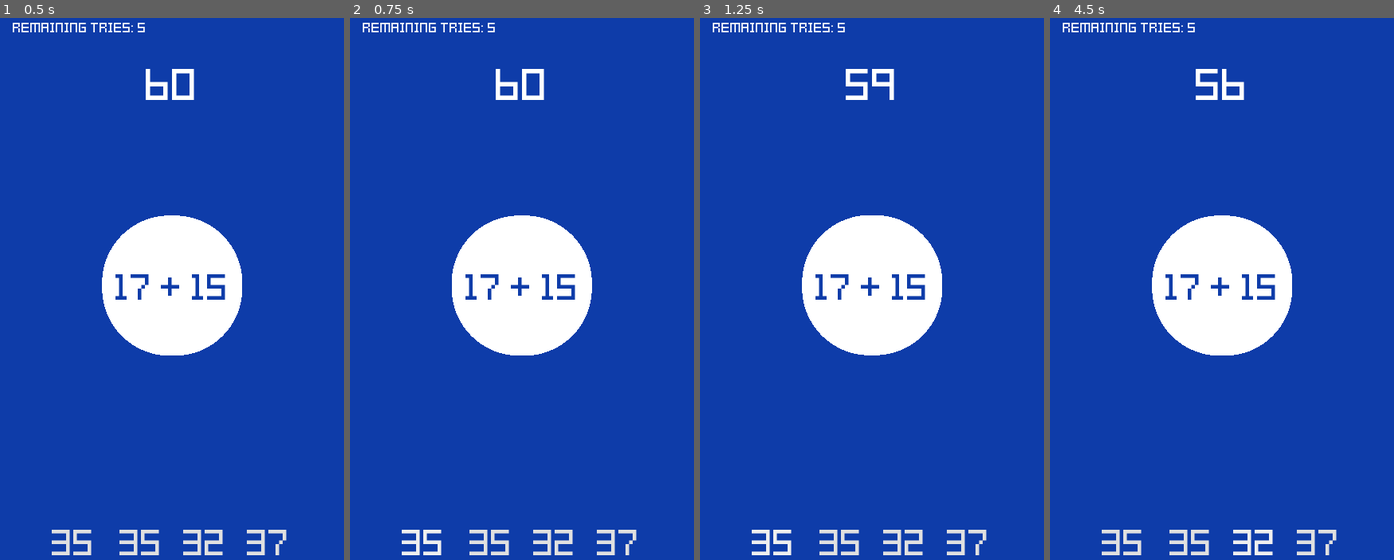
Above: before the commit, frames 1-4 (left to right).
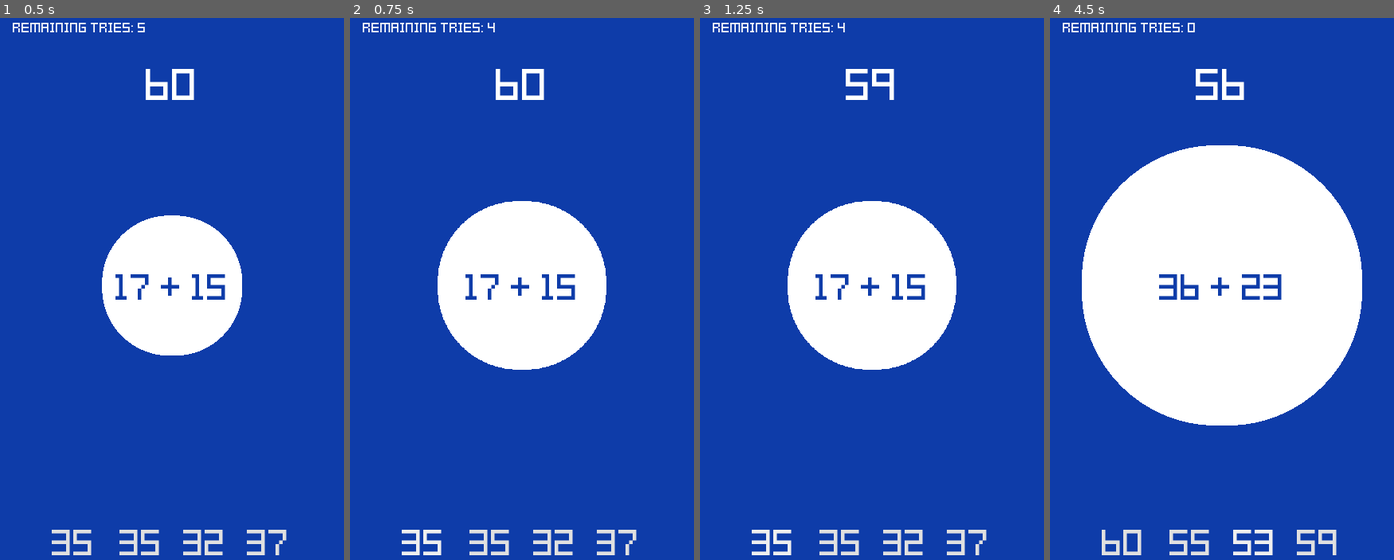
Above: after the commit, the same moments.

Repository: msanatan/Approximately
Game: Godot game, scene res://Scenes/Game.tscn
Same seed, same stepped clock (60 frames per second), same inputs: the game is played once before the commit and once after it. The project has no main scene, so this scene is started directly.
Inputs:
- Up to frame 1 (0.5 s): no input
- Up to frame 2 (0.75 s): click "35" at 0.5 s
- Up to frame 3 (1.25 s): no input
- Up to frame 4 (4.5 s): click "35" at 1.25 s; click "32" at 2 s; click "35" (after the commit: "60") at 2.75 s; click "35" (after the commit: "55") at 3.5 s; click "32" (after the commit: "53") at 4.25 s

Frame 1 is identical in both runs. In frame 2, 3.8% of the frame differs, in the area x 25-75%, y 0-65%; in frame 3, 3.8%; in frame 4, 26%, in the area x 9-91%, y 1-100%.

Commit message:
Check if a selected answer is right or wrong
When it's wrong, reduce the tries and make the circle larger

Diff:
--- a/Scenes/Game.tscn
+++ b/Scenes/Game.tscn
@@ -31,4 +31,6 @@
 [connection signal="grow_circle" from="." to="GrowingCircle" method="_on_Game_grow_circle"]
 [connection signal="remaining_time_update" from="." to="HUD" method="_on_Game_remaining_time_update"]
 [connection signal="remaining_tries_update" from="." to="HUD" method="_on_Game_remaining_tries_update"]
+[connection signal="right_answer_selected" from="Answers" to="." method="_on_Answers_right_answer_selected"]
+[connection signal="wrong_answer_selected" from="Answers" to="." method="_on_Answers_wrong_answer_selected"]
 [connection signal="timeout" from="GameTimer" to="." method="_on_GameTimer_timeout"]
--- a/Scenes/Game/Answers.tscn
+++ b/Scenes/Game/Answers.tscn
@@ -73,3 +73,8 @@
 custom_styles/disabled = SubResource( 7 )
 custom_styles/normal = SubResource( 3 )
 text = "33"
+
+[connection signal="pressed" from="Answer1" to="." method="_on_Answer1_pressed"]
+[connection signal="pressed" from="Answer2" to="." method="_on_Answer2_pressed"]
+[connection signal="pressed" from="Answer3" to="." method="_on_Answer3_pressed"]
+[connection signal="pressed" from="Answer4" to="." method="_on_Answer4_pressed"]
--- a/Scripts/Game.gd
+++ b/Scripts/Game.gd
@@ -26,9 +26,7 @@
     randomize()
     hud.set_remaining_tries_text(remaining_tries)
     hud.set_countdown_text(game_duration)
-    generate_question()
-    growing_circle.set_question(question_number_1, question_number_2, operator)
-    answer_node.set_answers(answers)
+    reset_question_and_answers()
 
 
 func generate_question():
@@ -45,6 +43,22 @@
     answers.shuffle()
 
 
+func reset_question_and_answers():
+    generate_question()
+    growing_circle.set_question(question_number_1, question_number_2, operator)
+    answer_node.set_answers(answers, correct_answer)
+
+
 func _on_GameTimer_timeout():
     game_duration -= 1
     emit_signal('remaining_time_update', game_duration)
+
+
+func _on_Answers_wrong_answer_selected():
+    remaining_tries -= 1
+    emit_signal('remaining_tries_update', remaining_tries)
+    emit_signal('grow_circle')
+
+
+func _on_Answers_right_answer_selected():
+    reset_question_and_answers()
--- a/Scripts/Game/Answers.gd
+++ b/Scripts/Game/Answers.gd
@@ -1,13 +1,44 @@
 extends Node2D
+
+signal wrong_answer_selected
+signal right_answer_selected
 
 onready var answer_1: Button = $Answer1
 onready var answer_2: Button = $Answer2
 onready var answer_3: Button = $Answer3
 onready var answer_4: Button = $Answer4
 
+var correct_answer: int
 
-func set_answers(answers: Array):
+
+func set_answers(answers: Array, correct_ans: int):
     answer_1.text = str(answers[0])
     answer_2.text = str(answers[1])
     answer_3.text = str(answers[2])
     answer_4.text = str(answers[3])
+    correct_answer = correct_ans
+
+func is_correct_answer(answer: int):
+    var is_correct: bool = answer == correct_answer
+
+    if is_correct:
+        emit_signal('right_answer_selected')
+    else:
+        emit_signal('wrong_answer_selected')
+
+    return is_correct
+
+func _on_Answer1_pressed():
+    is_correct_answer(int(answer_1.text))
+
+
+func _on_Answer2_pressed():
+    is_correct_answer(int(answer_2.text))
+
+
+func _on_Answer3_pressed():
+    is_correct_answer(int(answer_3.text))
+
+
+func _on_Answer4_pressed():
+    is_correct_answer(int(answer_4.text))
